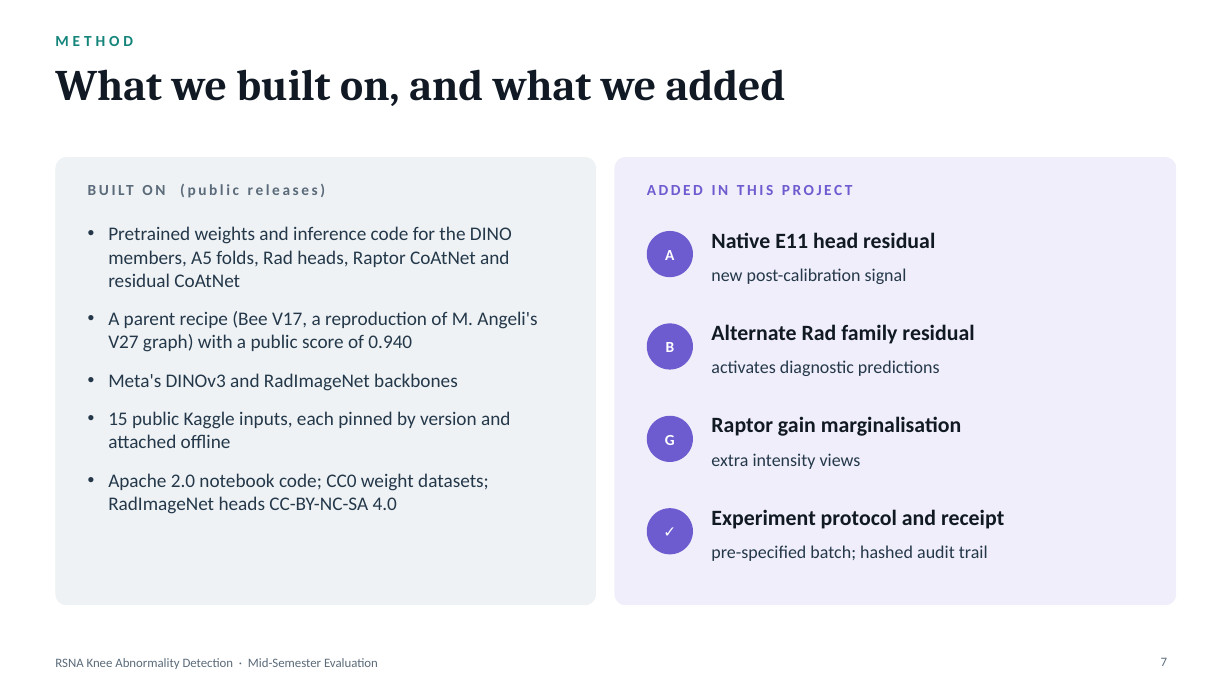
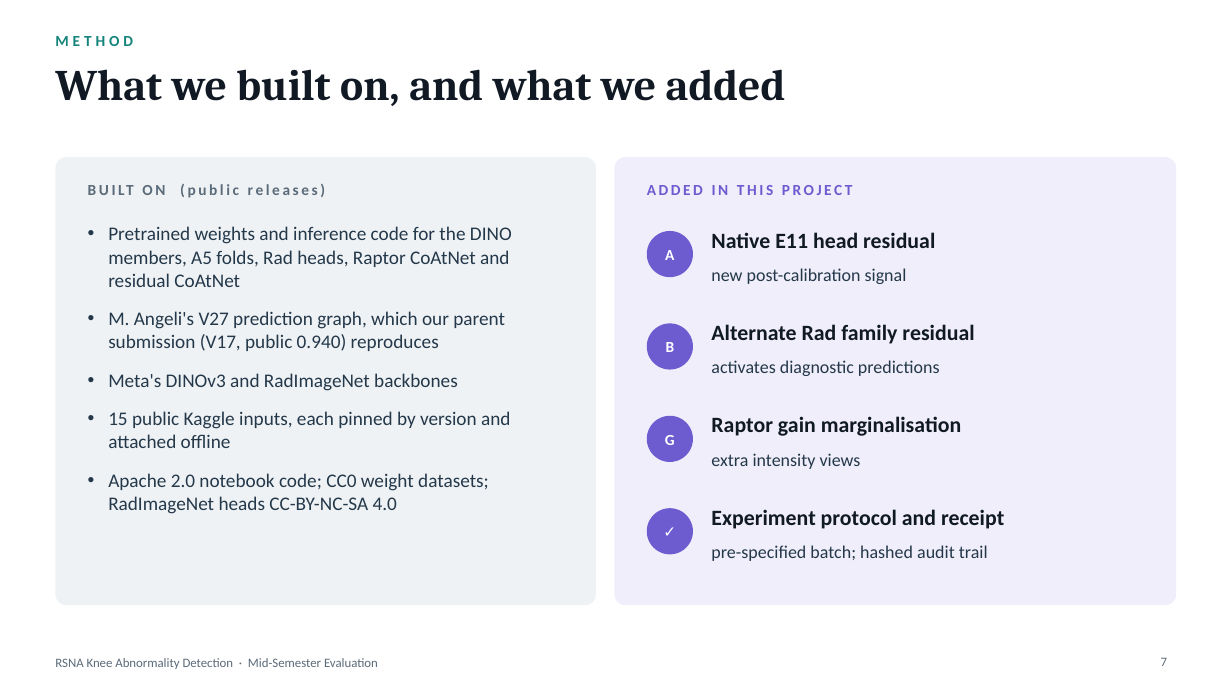
Before and after one commit to abhijitkar10/Sarth, a slide deck: slide 7 of RSNA_Knee_MRI_MidSem_Deck.pptx. Drawn at 1232x693 pixels with LibreOffice and Linux fonts; fonts in the diff are those of the drawing. Boxes give left, top, right and bottom in pixels: in the first picture for what was removed or moved away, otherwise in the second. Text is boxed around its words. In the diff, an @@ line names an element or a change of style, - is before the commit and + after.

```diff
--- a/RSNA_Knee_MRI_MidSem_Deck.pptx
+++ b/RSNA_Knee_MRI_MidSem_Deck.pptx
@@ text at [108, 311, 505, 351]: text changed @@
-• A parent recipe (Bee V17, a reproduction of M. Angeli's V27 graph) with a public score of 0.940
+• M. Angeli's V27 prediction graph, which our parent submission (V17, public 0.940) reproduces
```
Also in this commit, not shown: 9 other slides changed, 2 slides added, 3 other files.
